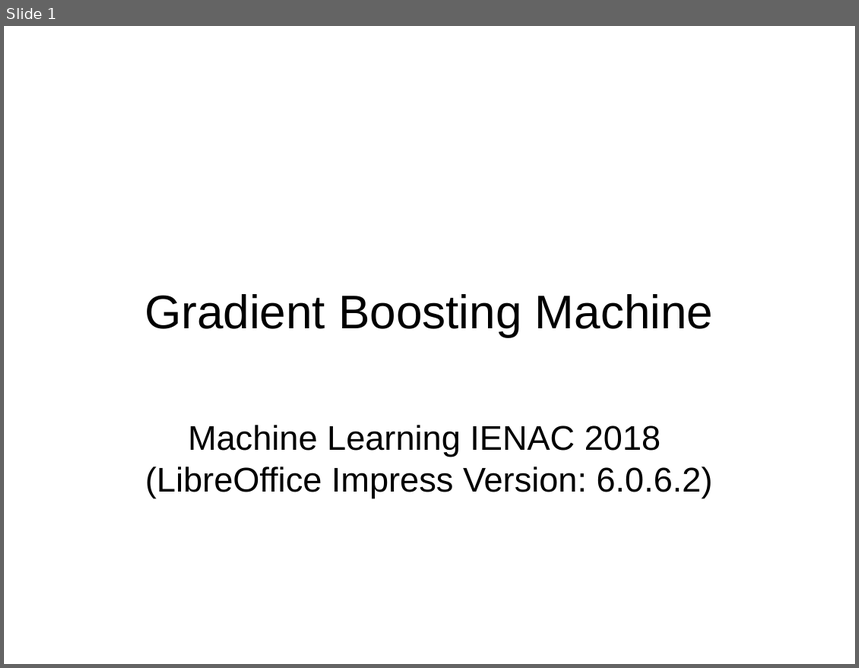
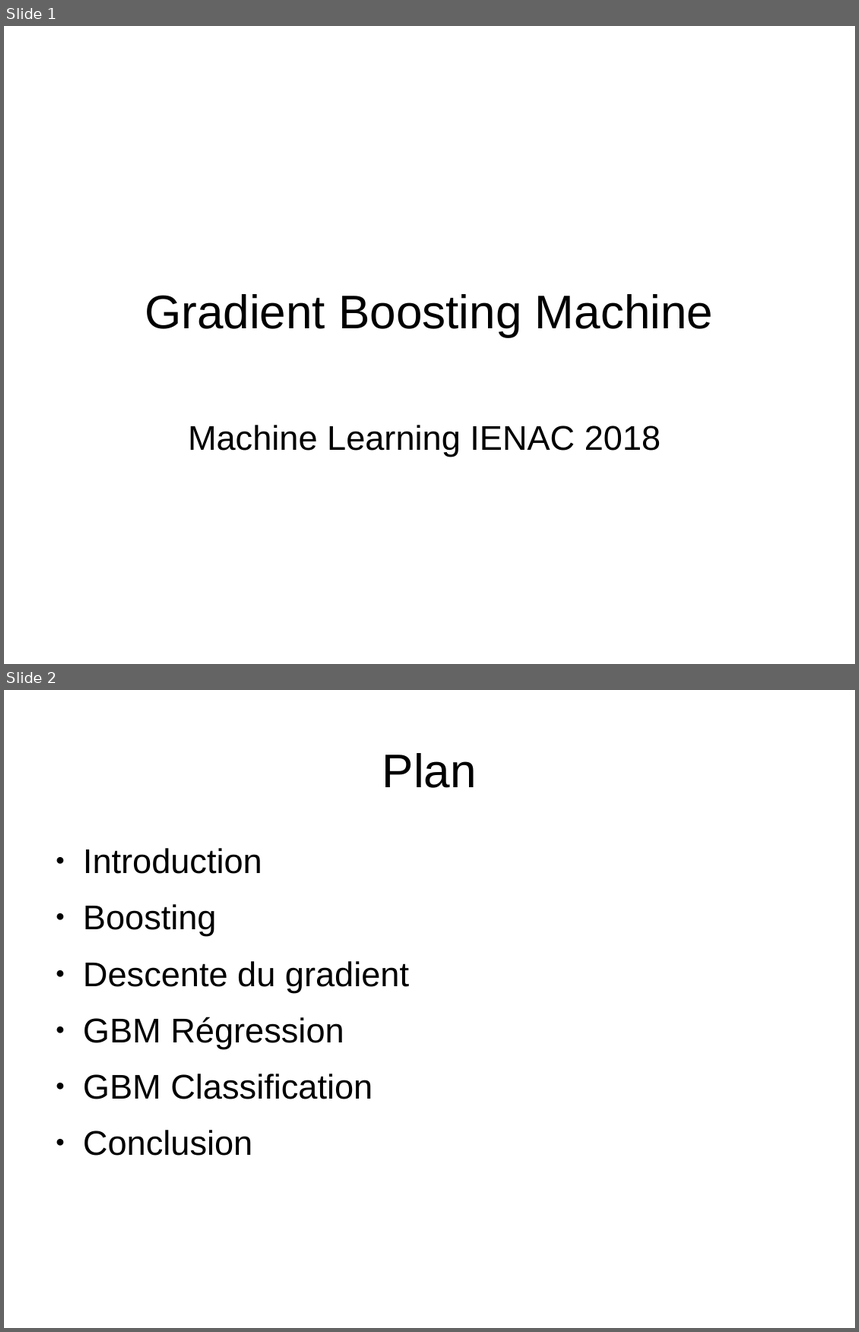
Before and after one commit to kad15/GBM, a slide deck: GBM_andreas.odp. Shown one above the other, each under a label of ours: slide 1 before the commit, slides 1 and 2 after it. The pictures are 859x668 and 859x1332 pixels, drawn with LibreOffice and Linux fonts; fonts in the diff are those of the drawing; background and template pictures are left out. Boxes give left, top, right and bottom in pixels: in the first picture for what was removed or moved away, otherwise in the second. Text is boxed around its words. In the diff, an @@ line names an element or a change of style, - is before the commit and + after.

```diff
--- a/GBM_andreas.odp
+++ b/GBM_andreas.odp
@@ slide 2 added at (4, 690, 855, 1328), background #FFFFFF @@
@@ title added at (382, 753, 477, 788), 44 pt, text #000000 @@
+Plan
@@ text added at (83, 848, 409, 1156), 32 pt, text #000000 @@
+● Introduction
+● Boosting
+● Descente du gradient
+● GBM Régression
+● GBM Classification
+● Conclusion
@@ slide 1 changed as well @@
@@ subtitle at (145, 467, 713, 498): paragraph removed @@
-(LibreOffice Impress Version: 6.0.6.2)
```
Also in this commit, not shown: 6 other slides added, 3 slides removed, 2 other files.
